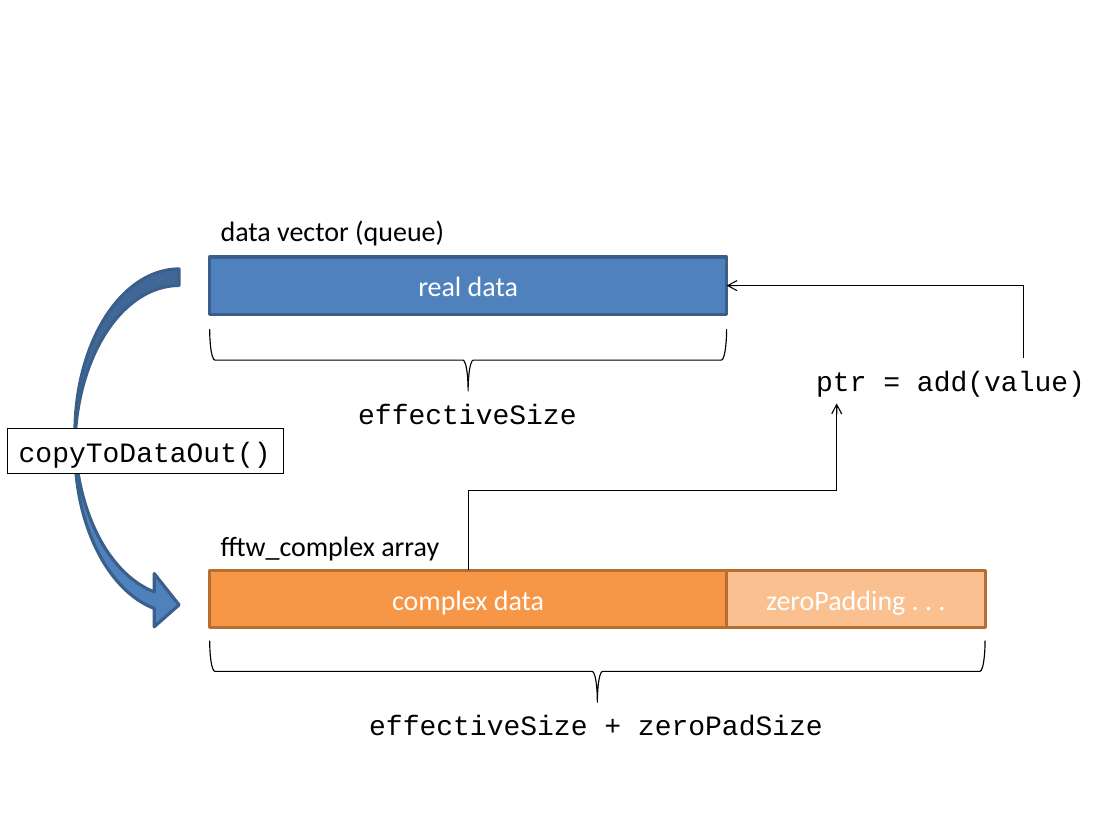
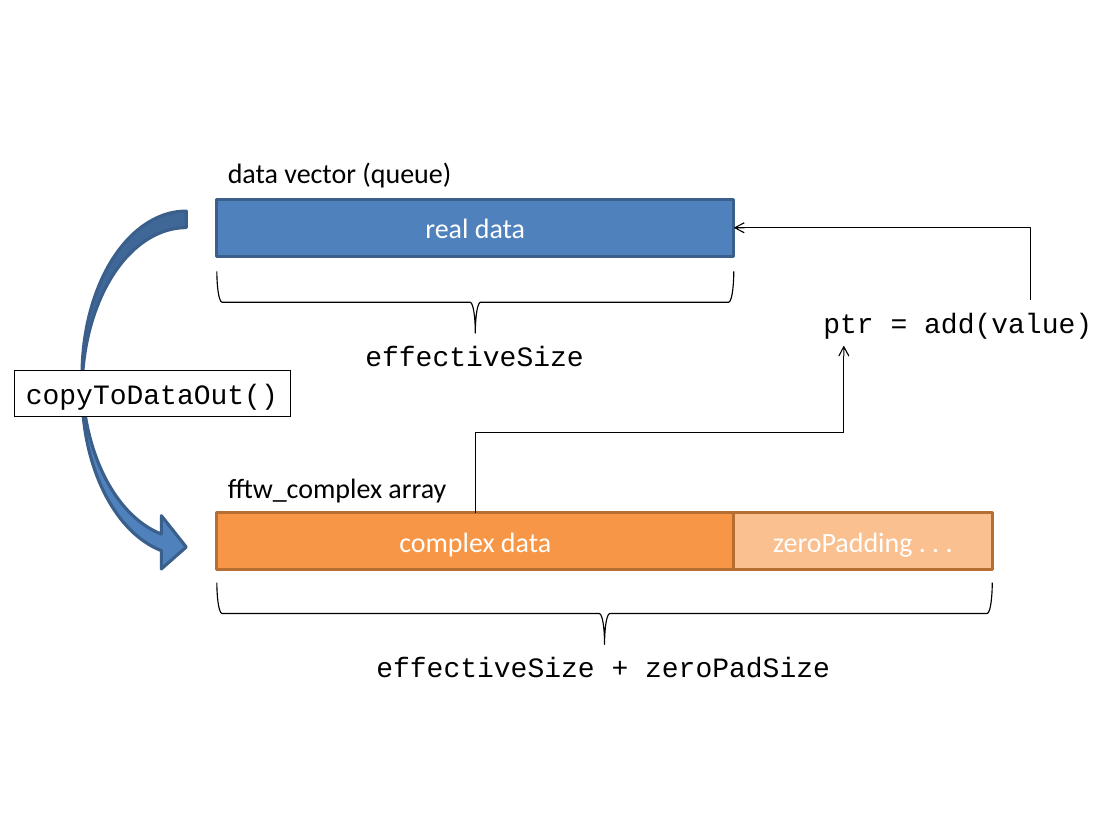
Before and after one commit to UbiquitousComputingSS14/Documentation, a slide deck: slide 29 of res/HeartRateMonitor.pptx. Drawn at 1120x840 pixels with LibreOffice and Linux fonts; fonts in the diff are those of the drawing. Boxes give left, top, right and bottom in pixels: in the first picture for what was removed or moved away, otherwise in the second. Text is boxed around its words. In the diff, an @@ line names an element or a change of style, - is before the commit and + after.

```diff
--- a/res/HeartRateMonitor.pptx
+++ b/res/HeartRateMonitor.pptx
@@ rectangle "real data": place and size @@
-rectangle "real data" at (209,256,727,314)
+rectangle "real data" at (217,199,735,256)
@@ 2 texts, 1 left brace: place and size @@
-2 texts, 1 left brace at (209,220,726,561)
+2 texts, 1 left brace at (217,162,734,503)
@@ 1 rectangle, 1 left brace, 1 curved right arrow, 1 arrow: place and size @@
-1 rectangle, 1 left brace, 1 curved right arrow, 1 arrow at (75,269,986,702)
+1 rectangle, 1 left brace, 1 curved right arrow, 1 arrow at (82,212,992,645)
@@ 3 texts, 2 lines, 1 rectangle, 1 elbow arrow: place and size @@
-3 texts, 2 lines, 1 rectangle, 1 elbow arrow at (8,286,1085,736)
+3 texts, 2 lines, 1 rectangle, 1 elbow arrow at (15,227,1092,678)
@@ rectangle "complex data": place and size @@
-rectangle "complex data" at (209,570,727,627)
+rectangle "complex data" at (217,513,735,570)
```
Also in this commit, not shown: 2 other slides changed, 5 other files.
